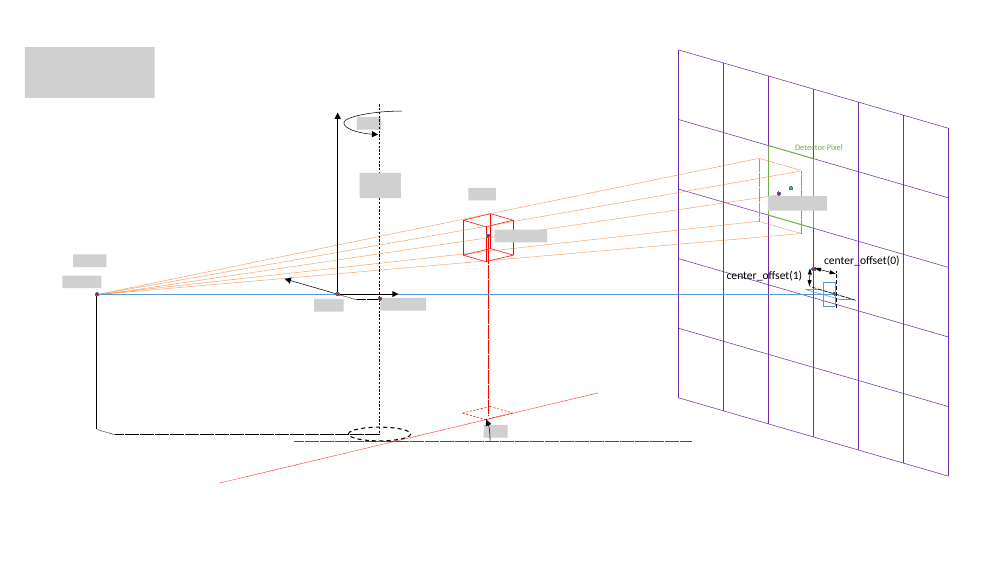
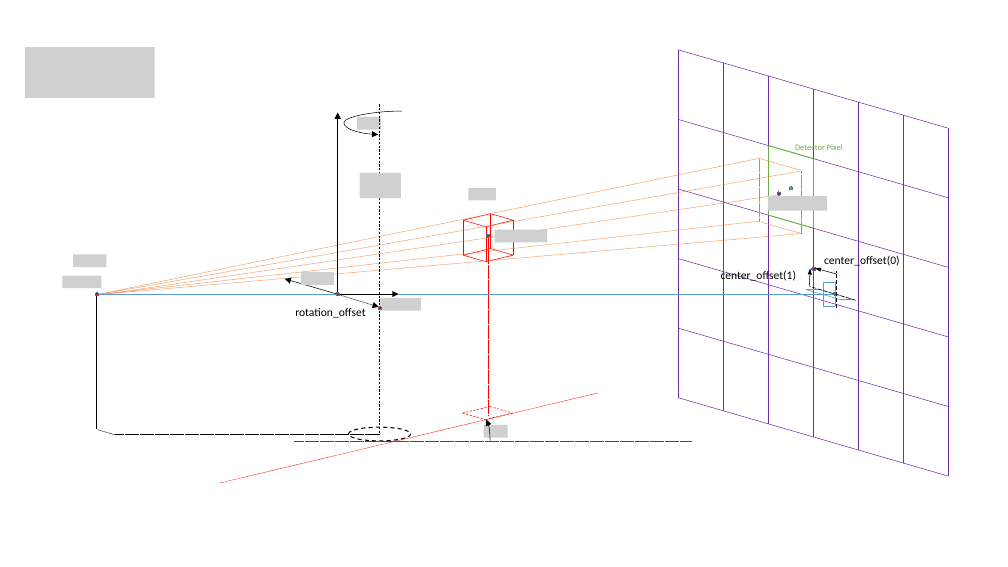
Before and after one commit to cabouman/mbircone, a slide deck: slide 1 of docs/Geometry Drawings.pptx. Drawn at 1008x567 pixels with LibreOffice and Linux fonts; fonts in the diff are those of the drawing; grey boxes stand for pictures; background and template pictures are left out. Boxes give left, top, right and bottom in pixels: in the first picture for what was removed or moved away, otherwise in the second. Text is boxed around its words. In the diff, an @@ line names an element or a change of style, - is before the commit and + after.

```diff
--- a/docs/Geometry Drawings.pptx
+++ b/docs/Geometry Drawings.pptx
@@ text "center_offset(1)": place and size @@
-text "center_offset(1)" at <box>727,269,803,282</box>
+text "center_offset(1)" at <box>721,269,797,282</box>
@@ double arrow (810, 287) - (811, 268): double arrow to arrow @@
@@ double arrow (836, 274) - (815, 268): double arrow to arrow @@
@@ picture added at <box>301,272,334,285</box> @@
@@ picture removed at <box>315,299,344,312</box> @@
@@ line moved from (357, 300) - (339, 295) to (379, 307) - (339, 295) @@
@@ line (379, 307) - (339, 295): line to arrow @@
@@ line removed from (357, 299) to (380, 299) @@
@@ picture: place and size @@
-picture at <box>380,298,426,311</box>
+picture at <box>380,298,421,311</box>
@@ text added at <box>295,308,365,318</box>, 11 pt, text #000000 @@
+rotation_offset
@@ ellipse: place and size @@
-ellipse at <box>378,297,381,300</box>
+ellipse at <box>378,306,381,309</box>
```
Also in this commit, not shown: 1 other file.
